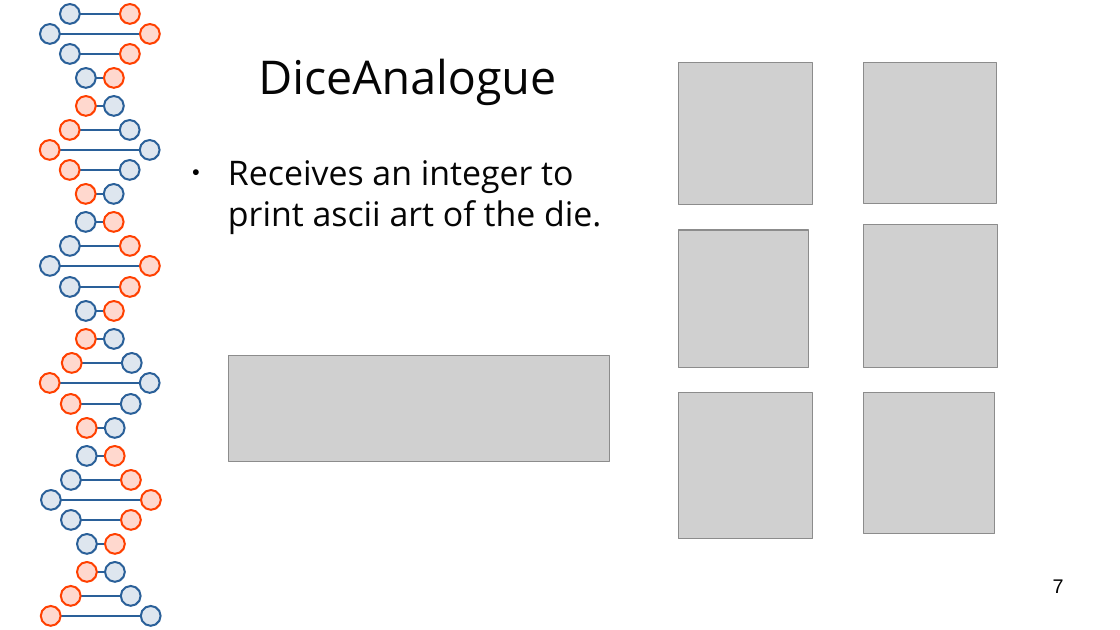
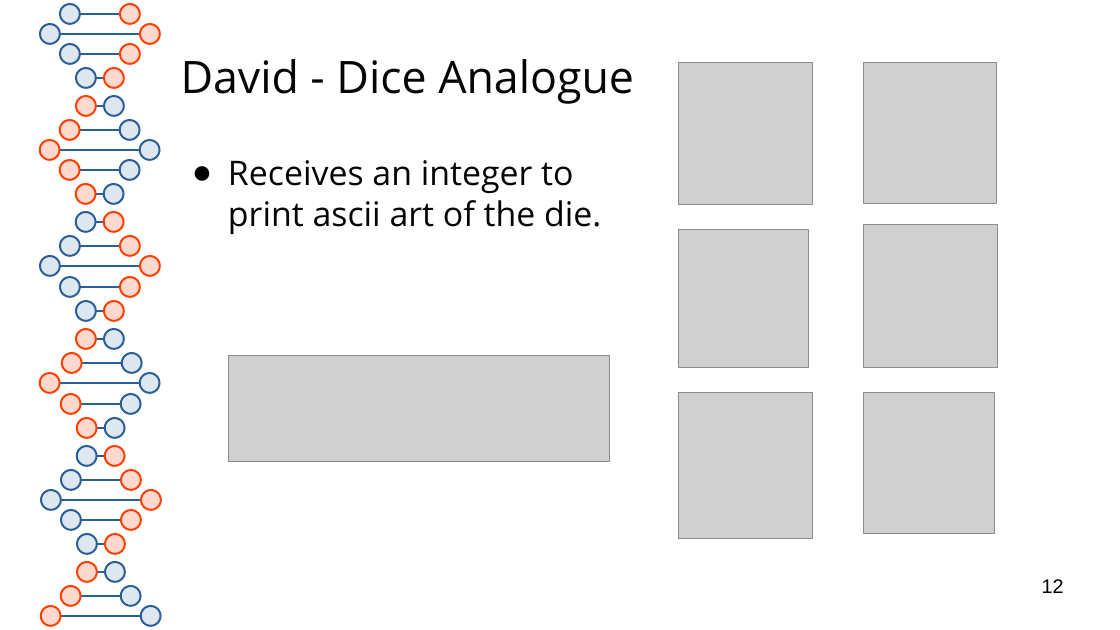
Before and after one commit to RedOctober117/ChutesAndLadders, a slide deck: slide 12 of documentation/presentation.pptx (slide 7 before the commit). Drawn at 1120x630 pixels with LibreOffice and Linux fonts; fonts in the diff are those of the drawing; grey boxes stand for pictures. Boxes give left, top, right and bottom in pixels: in the first picture for what was removed or moved away, otherwise in the second. Text is boxed around its words. In the diff, an @@ line names an element or a change of style, - is before the commit and + after.

```diff
--- a/documentation/presentation.pptx
+++ b/documentation/presentation.pptx
@@ title at [181,59,634,104]: text changed; size 33 to 31.7 pt @@
-DiceAnalogue
+David - Dice Analogue
@@ text "Receives an integer to print ..." at [228,160,601,234]: less space between paragraphs @@
@@ page number at [1042,579,1064,593]: text changed @@
-7
+12
```
Also in this commit, not shown: 8 other slides changed, 6 slides added.
